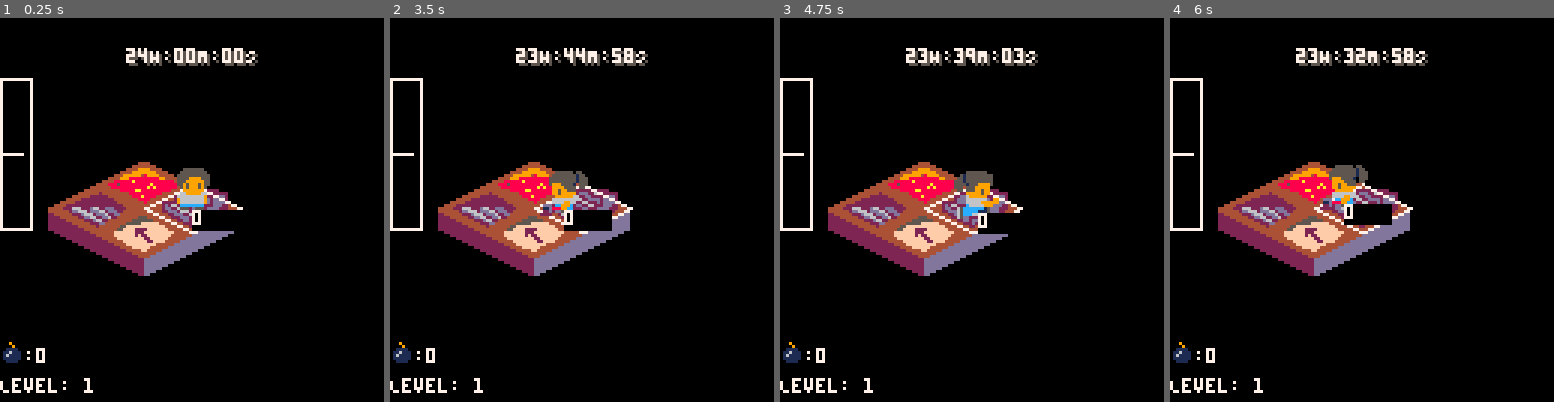
Above: before the commit, frames 1-4 (left to right).
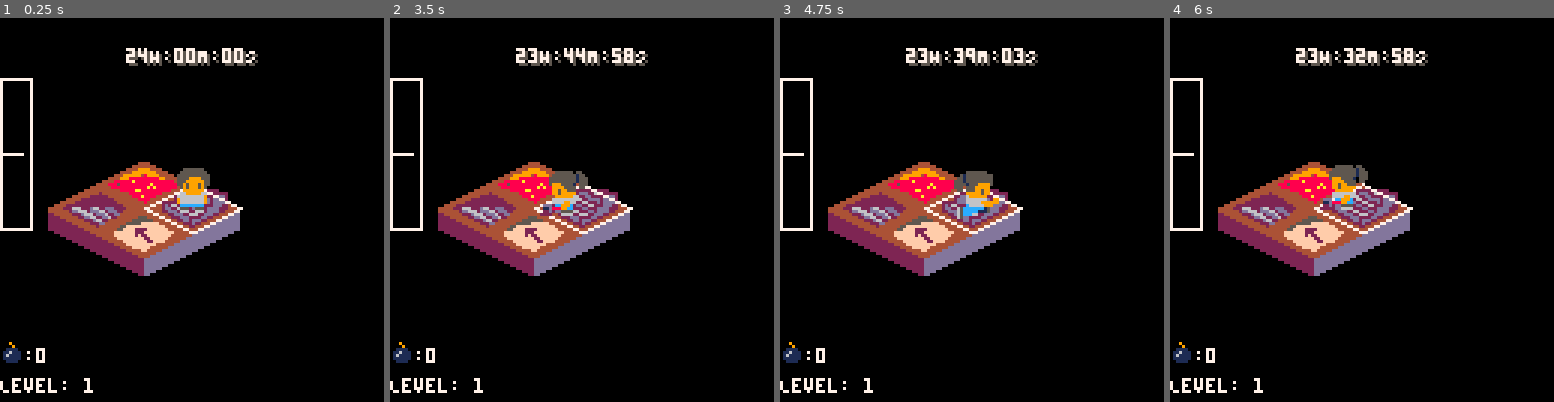
Above: after the commit, the same moments.

Repository: scottnm/collards.p8
Game: PICO-8 cartridge collards.p8
Same seed, same stepped clock (60 frames per second), same inputs: the game is played once before the commit and once after it.
Inputs:
- Up to frame 1 (0.25 s): no input
- Up to frame 2 (3.5 s): tap X (X key) at 0.33, 1.07, 1.85, 2.97 s; tap O (Z key) at 0.7, 1.7, 2.1, 2.5, 2.9, 3.3 s; hold Right 1.6-2.1 s; hold Up 2.15-2.42 s; hold Right 2.47-3.03 s; hold Left from 3.08 s (still down)
- Up to frame 3 (4.75 s): release Left at 3.58 s; hold Down 3.63-3.97 s; tap O (Z key) at 3.7, 4.1, 4.5 s; hold Right 4.02-4.68 s; tap X (X key) at 4.08 s; hold Up from 4.73 s (still down)
- Up to frame 4 (6 s): tap O (Z key) at 4.9, 5.3, 5.7 s; release Up at 5.03 s; hold Left 5.08-5.68 s; tap X (X key) at 5.2 s; hold Down from 5.73 s (still down)

The runs differ from the first frame. In frame 1, 0.7% of the frame differs, in the area x 50-63%, y 50-56%; in frame 2, 0.7%; in frame 3, 0.6%; in frame 4, 0.7%.

Commit message:
fuckit we'll just do max interference for now and tweak it later

Diff:
--- a/main.lua
+++ b/main.lua
@@ -583,19 +583,19 @@
 
     -- FIXME: tmp!!!!
     -- draw interference values
-    for cell in all(g_map.cells) do
-        if cell.interference != nil then
-            local i = flr(cell.interference * 100)/100
-            line(cell.pos.x, cell.pos.y, g_player.pos.x, g_player.pos.y, Colors.White)
-            mp = cell.pos
-            rectfill(mp.x, mp.y, mp.x + 15, mp.y + 6, Colors.Black)
-            print(""..i, mp.x, mp.y, Colors.White)
-        end
-    end
-    g_player.interference = g_player.interference or 0
-    local pi = flr(g_player.interference * 100)/100
-    rectfill(g_player.pos.x, g_player.pos.y, g_player.pos.x + 15, g_player.pos.y+6, Colors.Black)
-    print(""..pi, g_player.pos.x, g_player.pos.y, Colors.White)
+    -- for cell in all(g_map.cells) do
+    --     if cell.interference != nil then
+    --         local i = flr(cell.interference * 100)/100
+    --         line(cell.pos.x, cell.pos.y, g_player.pos.x, g_player.pos.y, Colors.White)
+    --         mp = cell.pos
+    --         rectfill(mp.x, mp.y, mp.x + 15, mp.y + 6, Colors.Black)
+    --         print(""..i, mp.x, mp.y, Colors.White)
+    --     end
+    -- end
+    -- g_player.interference = g_player.interference or 0
+    -- local pi = flr(g_player.interference * 100)/100
+    -- rectfill(g_player.pos.x, g_player.pos.y, g_player.pos.x + 15, g_player.pos.y+6, Colors.Black)
+    -- print(""..pi, g_player.pos.x, g_player.pos.y, Colors.White)
 
     -- uncomment to display anim state for debugging
     -- dbg_display_anim_state(g_player, { x = 0, y = 60 }, g_anims)
@@ -697,28 +697,23 @@
     detector.next_scan -= 1
     if detector.next_scan <= 0 then
         do_proximity_scan = true
-        detector.next_scan = 30
+        detector.next_scan = 15
     end
 
     -- if we need to do a proximity scan, calculate the
     if do_proximity_scan then
         -- FIXME: consider factoring lava into this if this makes things too easy
-        local interference = 0
+        local max_interference = 0
         for cell in all(g_map.cells) do
             local ttype = cell.tile.type
             if ttype == TileType.BombItem or ttype == TileType.PageItem then
-                local item_sqr_dist = sqr_dist(g_player.pos, cell.pos);
-                local item_interference = max(0, 1 - sqrt((item_sqr_dist/sqr(48))))
-                interference += item_interference
-
-                -- FIXME: tmp debugging utility
-                cell.interference = item_interference
-            end
-        end
-
-        local clamped_interference = min(1, interference)
-        g_player.interference = clamped_interference
-        printh("i: "..interference.."\tci: "..clamped_interference)
+                local item_dist = sqrt(sqr_dist(g_player.pos, cell.pos));
+                local item_interference = clamp(0, 1 - (item_dist/48), 1)
+                max_interference = max(max_interference, item_interference)
+            end
+        end
+        printh("i:"..max_interference)
+
         -- FIXME: enable after checking
         -- detector.cursor_target = interference
     end
